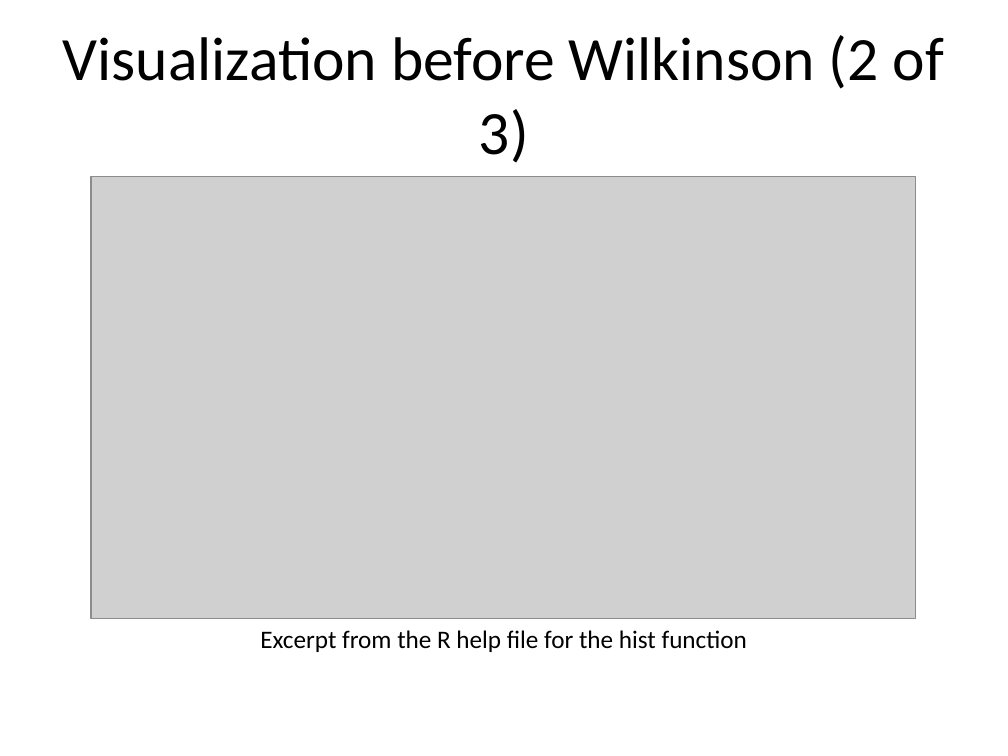
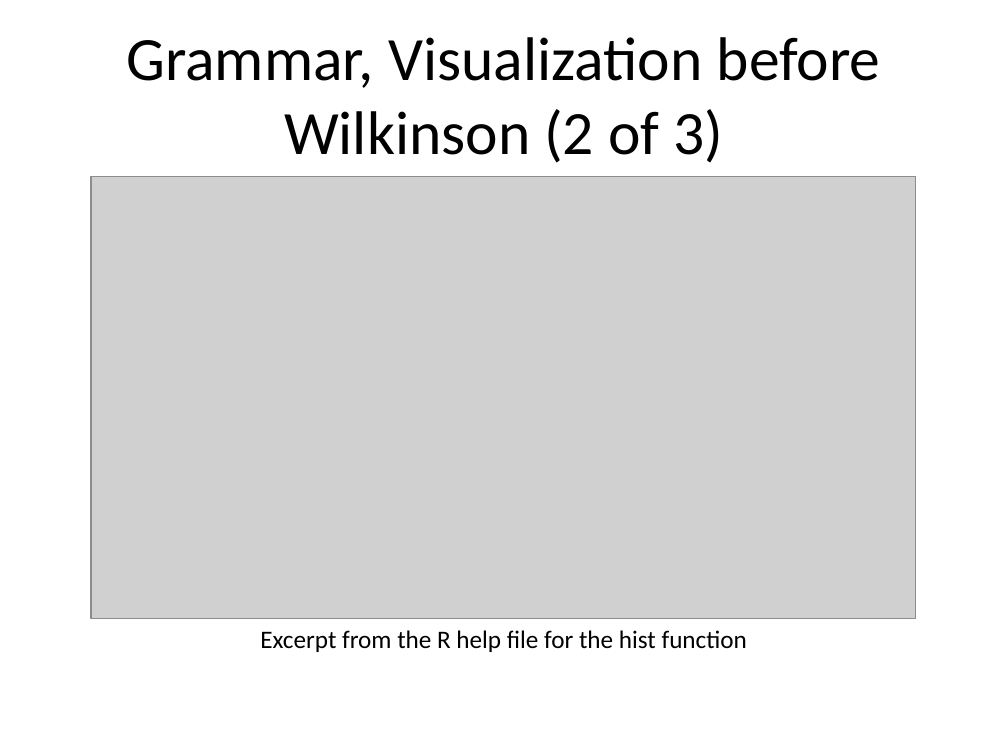
Before and after one commit to pmean/data-visualization, a slide deck: slide 4 of data-viz-01/component/tutorial-grammar.pptx. Drawn at 1008x756 pixels with LibreOffice and Linux fonts; fonts in the diff are those of the drawing; grey boxes stand for pictures. Boxes give left, top, right and bottom in pixels: in the first picture for what was removed or moved away, otherwise in the second. Text is boxed around its words. In the diff, an @@ line names an element or a change of style, - is before the commit and + after.

```diff
--- a/data-viz-01/component/tutorial-grammar.pptx
+++ b/data-viz-01/component/tutorial-grammar.pptx
@@ title at [126, 37, 881, 163]: text changed @@
-Visualization before Wilkinson (2 of 3)
+Grammar, Visualization before Wilkinson (2 of 3)
```
Also in this commit, not shown: 13 other slides changed, 1 slide added, 47 other files.
